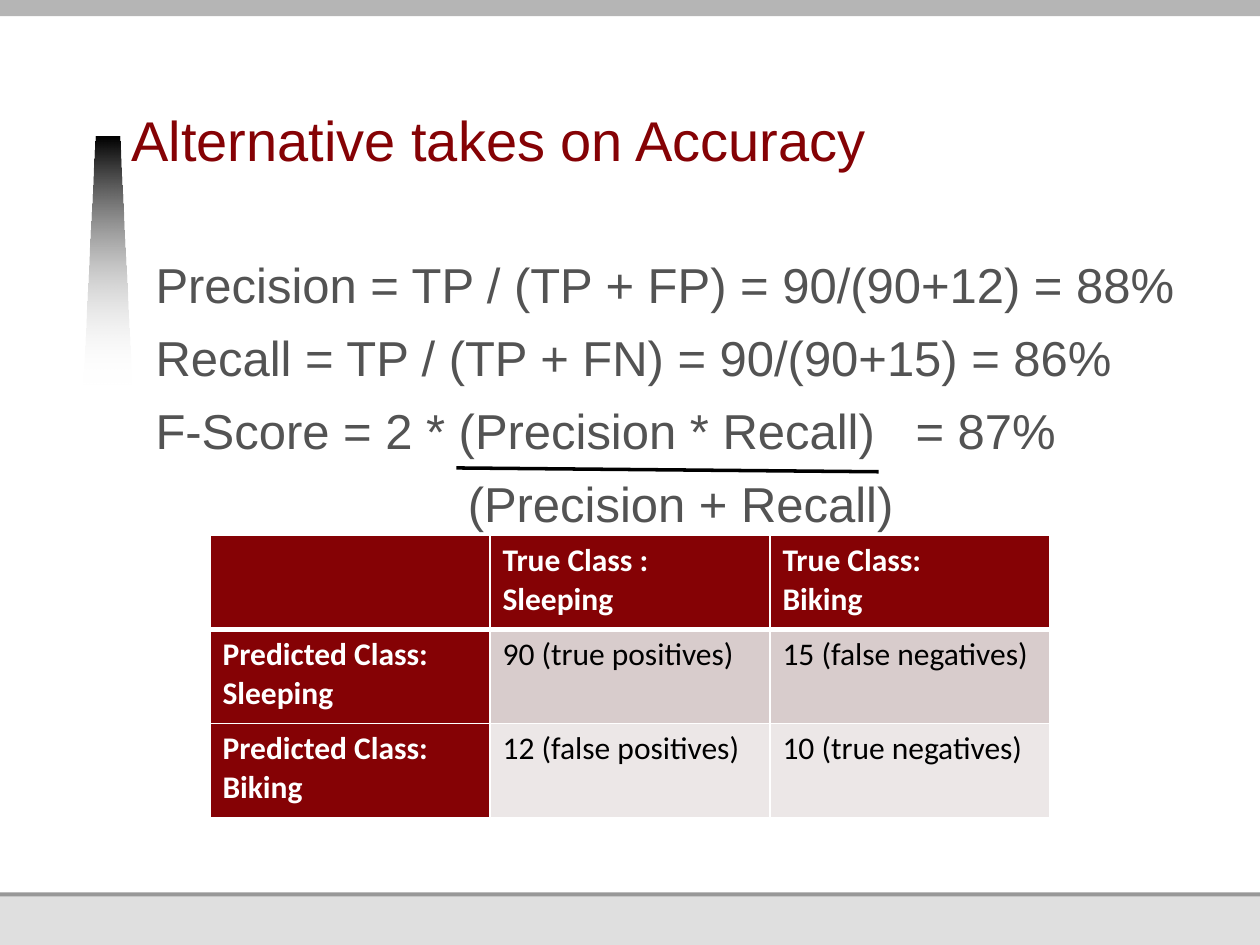
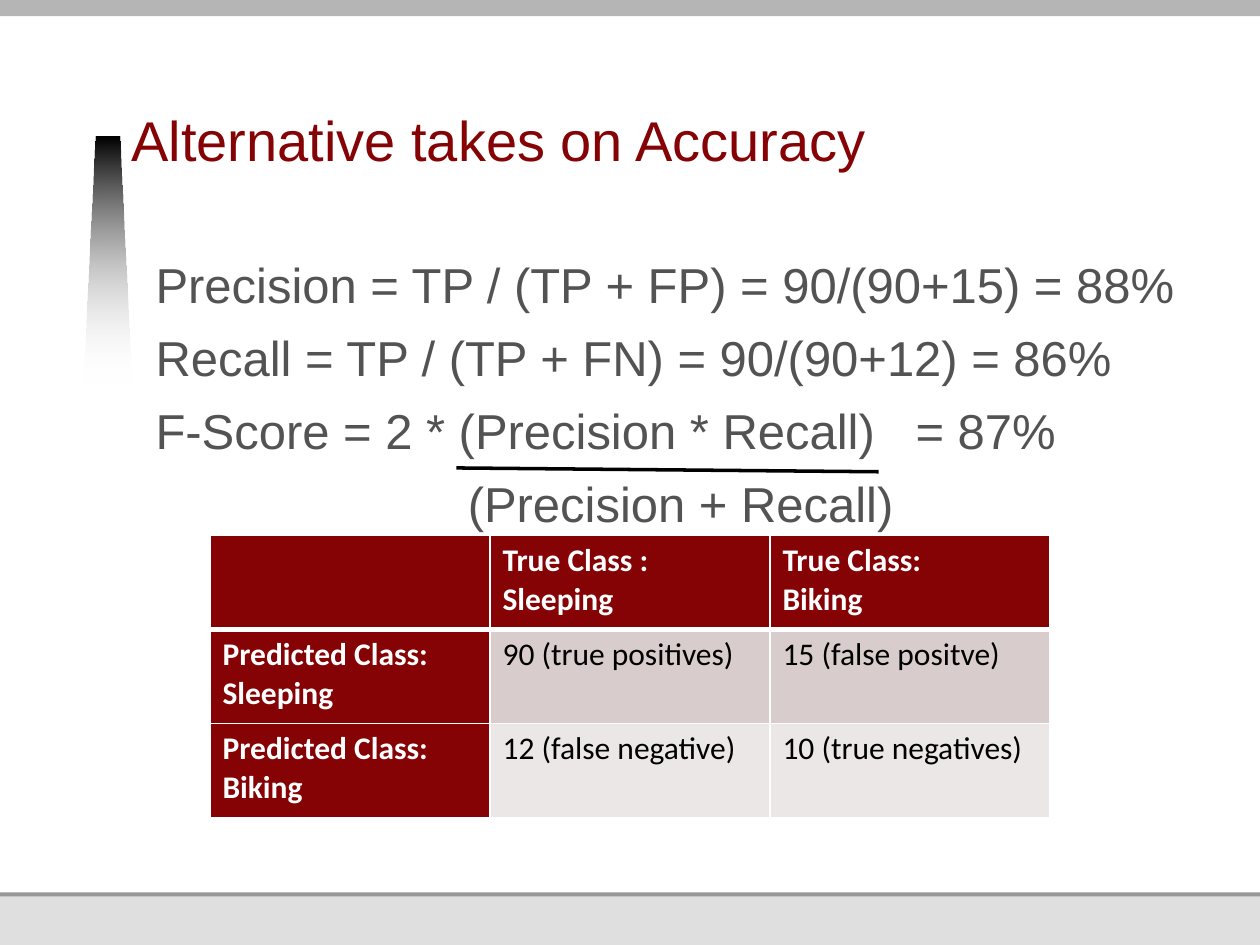
Before and after one commit to jmankoff/data, a slide deck: slide 47 of Lectures/10 Machine Learning I Training and Testing.pptx. Drawn at 1260x945 pixels with LibreOffice and Linux fonts; fonts in the diff are those of the drawing; background and template pictures are left out. Boxes give left, top, right and bottom in pixels: in the first picture for what was removed or moved away, otherwise in the second. Text is boxed around its words. In the diff, an @@ line names an element or a change of style, - is before the commit and + after.

Commit message:
fixed problems with false positives and negatives

```diff
--- a/Lectures/10 Machine Learning I Training and Testing.pptx
+++ b/Lectures/10 Machine Learning I Training and Testing.pptx
@@ text at (156, 267, 1174, 386): text changed @@
-Precision = TP / (TP + FP) = 90/(90+12) = 88%
-Recall = TP / (TP + FN) = 90/(90+15) = 86%
+Precision = TP / (TP + FP) = 90/(90+15) = 88%
+Recall = TP / (TP + FN) = 90/(90+12) = 86%
@@ table at (210, 536, 1050, 818) @@
-row 2, column 3: 15 (false negatives)
+row 2, column 3: 15 (false positve)
-row 3, column 2: 12 (false positives)
+row 3, column 2: 12 (false negative)
```
Also in this commit, not shown: 12 other slides changed.
